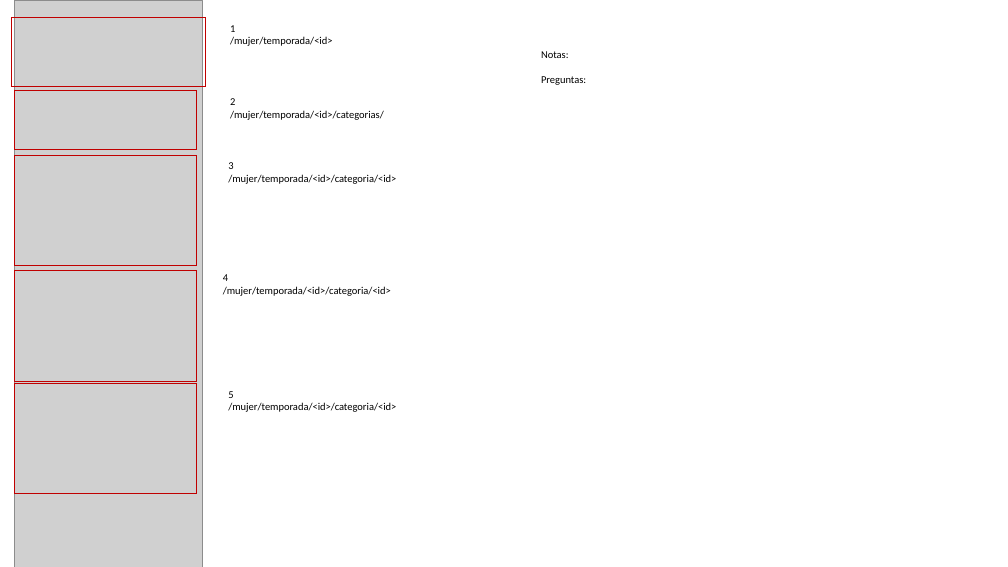
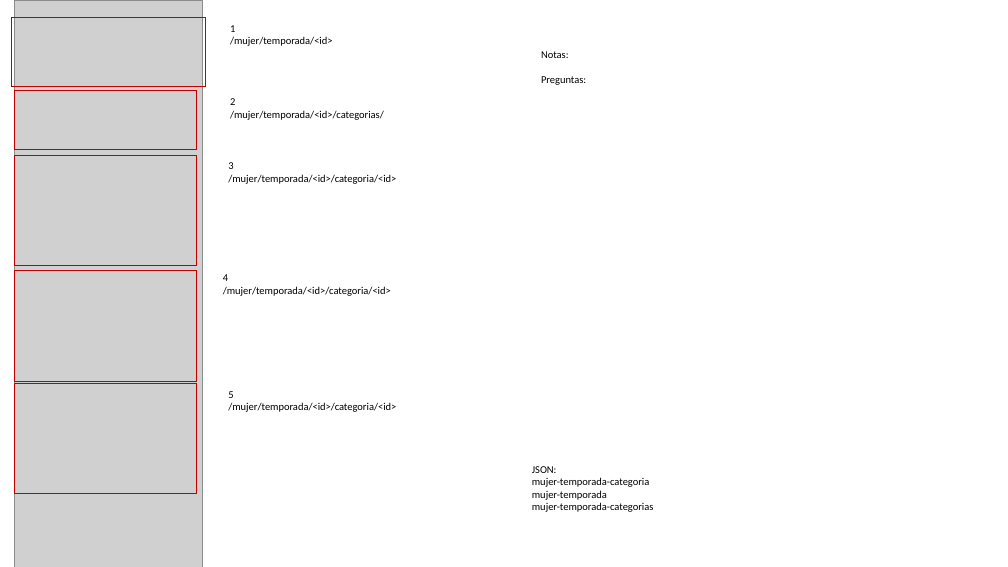
Before and after one commit to gbrlQuirozMB/fakerBlusbo, a slide deck: slide 1 of docs/mujer.pptx. Drawn at 1008x567 pixels with LibreOffice and Linux fonts; fonts in the diff are those of the drawing; grey boxes stand for pictures. Boxes give left, top, right and bottom in pixels: in the first picture for what was removed or moved away, otherwise in the second. Text is boxed around its words. In the diff, an @@ line names an element or a change of style, - is before the commit and + after.

Commit message:
UPDATED-> poniendo los json que tiene cada pantalla

```diff
--- a/docs/mujer.pptx
+++ b/docs/mujer.pptx
@@ text added at [532,466,654,512], 10 pt, text #000000 @@
+JSON:
+mujer-temporada-categoria
+mujer-temporada
+mujer-temporada-categorias
```
Also in this commit, not shown: 7 other files.
